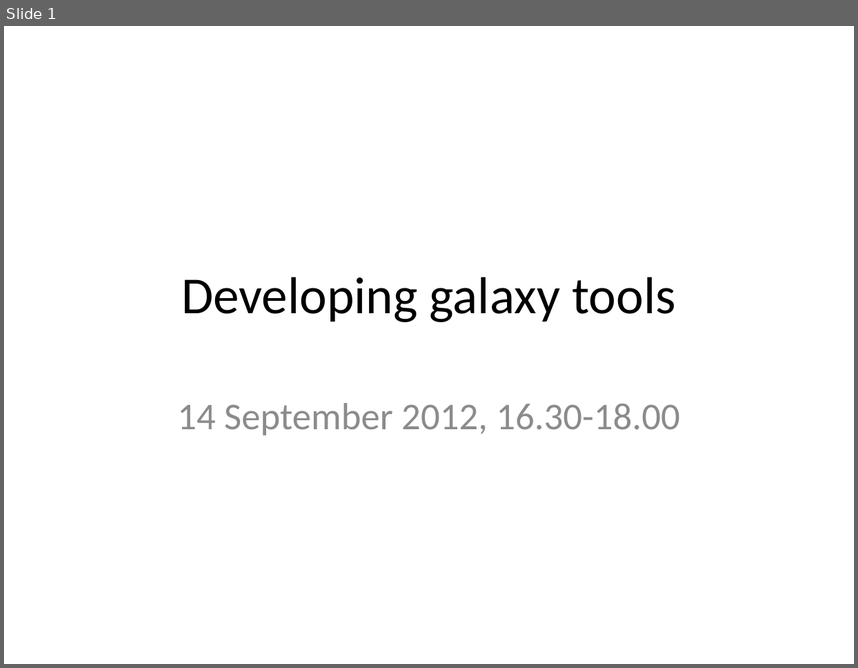
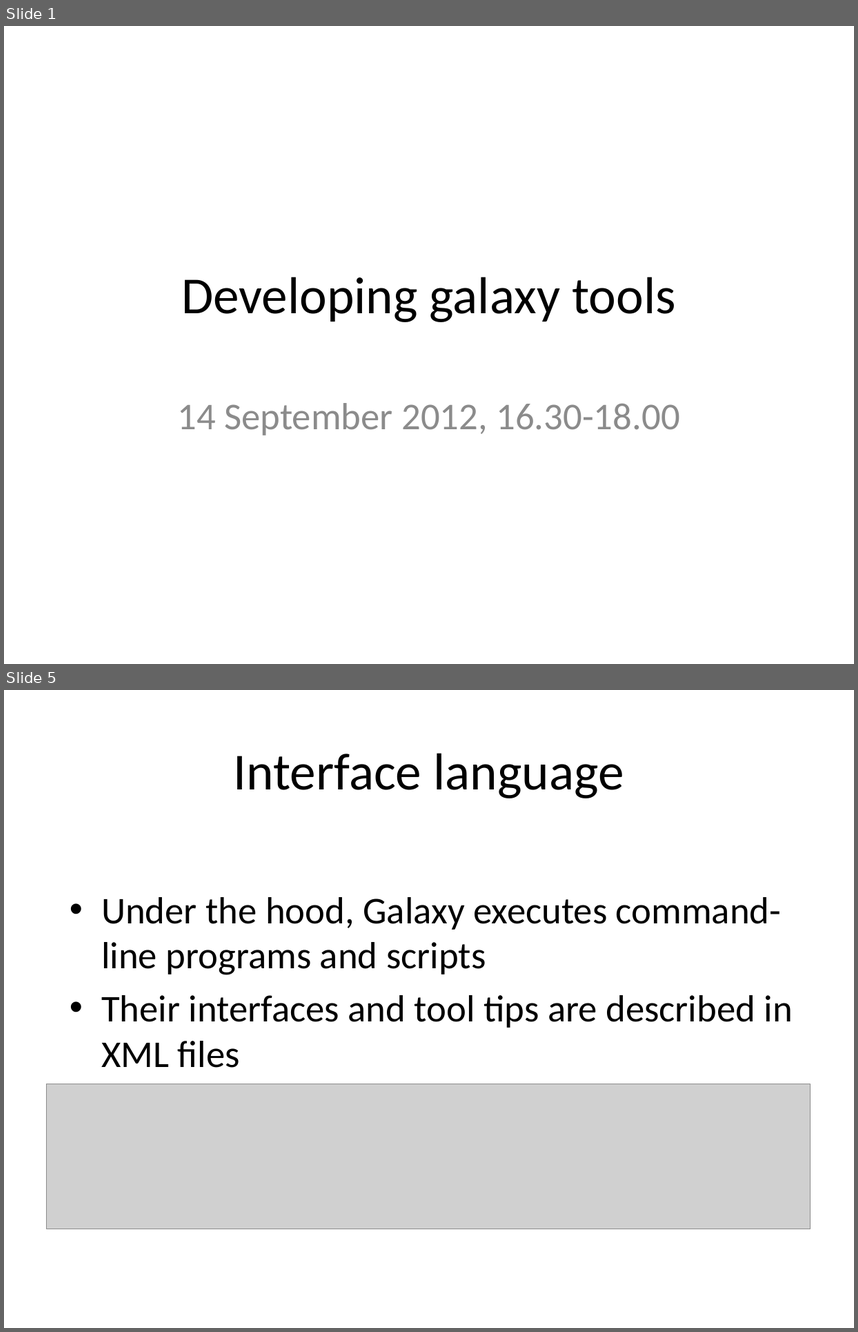
Before and after one commit to rvosa/ngs-workflows, a slide deck: doc/slides/day4/session4/DevelopingGalaxy.pptx. Shown one above the other, each under a label of ours: slide 1 before the commit, slides 1 and 5 after it; the slides between them are not shown. The pictures are 858x668 and 858x1332 pixels, drawn with LibreOffice and Linux fonts; fonts in the diff are those of the drawing; grey boxes stand for pictures. Boxes give left, top, right and bottom in pixels: in the first picture for what was removed or moved away, otherwise in the second. Text is boxed around its words. In the diff, an @@ line names an element or a change of style, - is before the commit and + after.

```diff
--- a/doc/slides/day4/session4/DevelopingGalaxy.pptx
+++ b/doc/slides/day4/session4/DevelopingGalaxy.pptx
@@ slide 5 added at [4,690,854,1328], background #FFFFFF @@
@@ title added at [234,753,624,798], 44 pt, text #000000 @@
+Interface language
@@ text added at [101,897,793,1067], 32 pt, text #000000 @@
+• Under the hood, Galaxy executes command-line programs and scripts
+• Their interfaces and tool tips are described in XML files
@@ picture added at [47,1083,810,1228] @@
```
Also in this commit, not shown: 1 slide changed, 10 other slides added, 4 slides removed.
